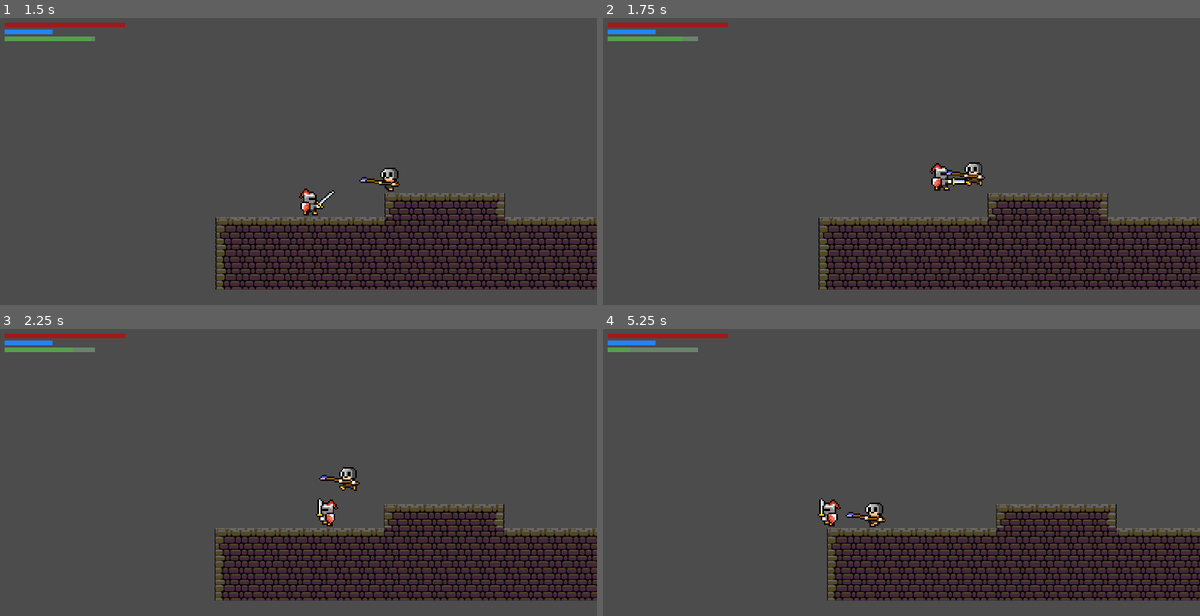
Above: before the commit, frames 1-4 (two rows, left to right).
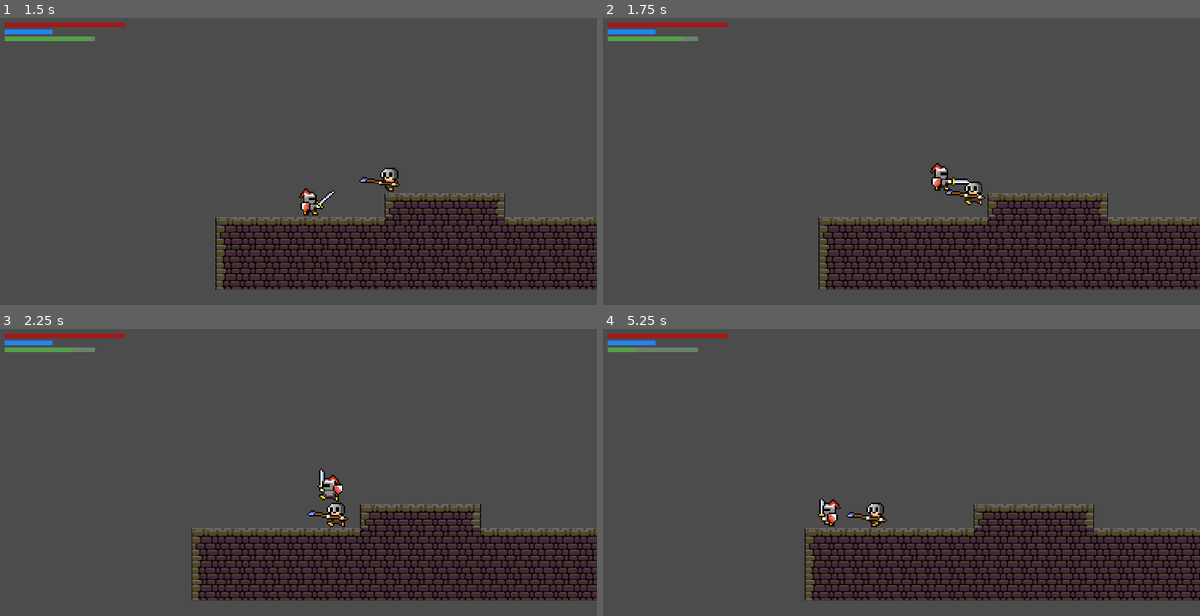
Above: after the commit, the same moments.

Repository: dim35/CEN3031-Project
Game: Godot game, scene res://screens/login_screen/login_screen.tscn
Two runs of this game, one before a commit and one after it. Both use one fixed random seed, a clock stepped at 60 frames per second and the inputs below.
Inputs:
- Up to frame 1 (1.5 s): click "Login" at 0.5 s; hold D (move_right) from 1.28 s (still down); hold X (attack) from 1.28 s (still down)
- Up to frame 2 (1.75 s): keep holding D (move_right); keep holding X (attack); tap Up (jump) at 1.52 s
- Up to frame 3 (2.25 s): release D (move_right) at 2.03 s; release X (attack) at 2.03 s; hold A (move_left) from 2.03 s (still down); tap X (attack) at 2.1 s
- Up to frame 4 (5.25 s): tap Up (jump) at 2.27, 3.77, 4.52 s; release A (move_left) at 2.78 s; hold X (attack) 2.78-3.53 s; hold D (move_right) 2.78-4.28 s; tap X (attack) at 3.6, 5.1 s; hold X (attack) 4.28-5.03 s; hold A (move_left) from 4.28 s (still down)

Frame 1 is identical in both runs. In frame 2, 0.4% of the frame differs, in the area x 57-65%, y 50-66%; in frame 3, 6.6%; in frame 4, 7.6%, in the area x 4-100%, y 6-95%.

Commit message:
Fixed mob hitbox so it doesn't jump when falling off a platform.

Diff:
--- a/entity_scenes/Mob.tscn
+++ b/entity_scenes/Mob.tscn
@@ -28,7 +28,7 @@
 
 [node name="CollisionShape2D" parent="Area2D" index="0"]
 
-position = Vector2( -0.500672, -59.9601 )
+position = Vector2( -0.500672, -62.9601 )
 _sections_unfolded = [ "Material", "Pause", "Transform", "Visibility", "Z Index" ]
 
 [connection signal="body_entered" from="Area2D" to="." method="_on_Area2D_body_entered"]
--- a/entity_scenes/entity_resources/AnimatedEntityAreaDetector.tres
+++ b/entity_scenes/entity_resources/AnimatedEntityAreaDetector.tres
@@ -3,4 +3,4 @@
 [resource]
 
 custom_solver_bias = 0.0
-extents = Vector2( 18.8284, 15.3208 )
+extents = Vector2( 18.8284, 8.36801 )
